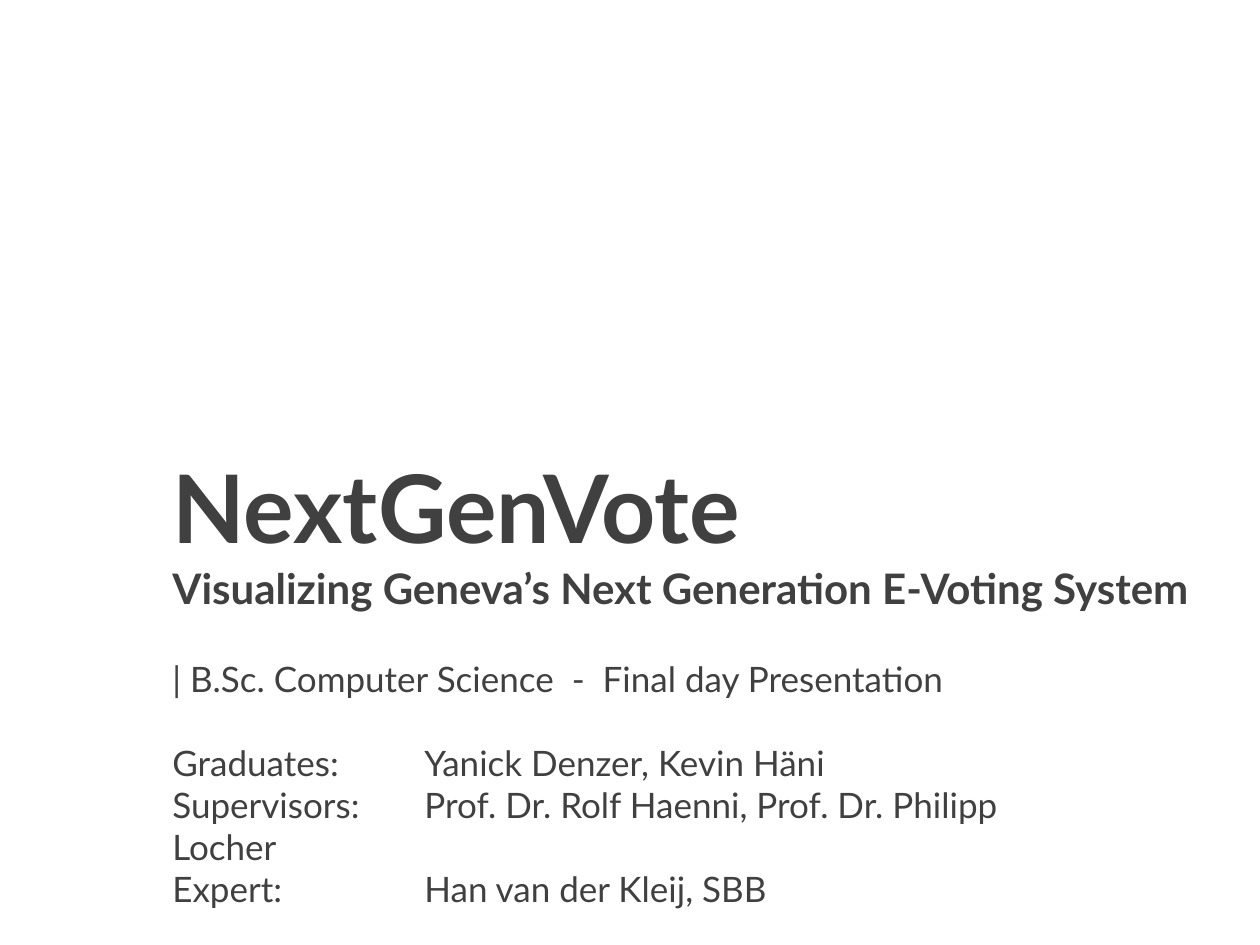
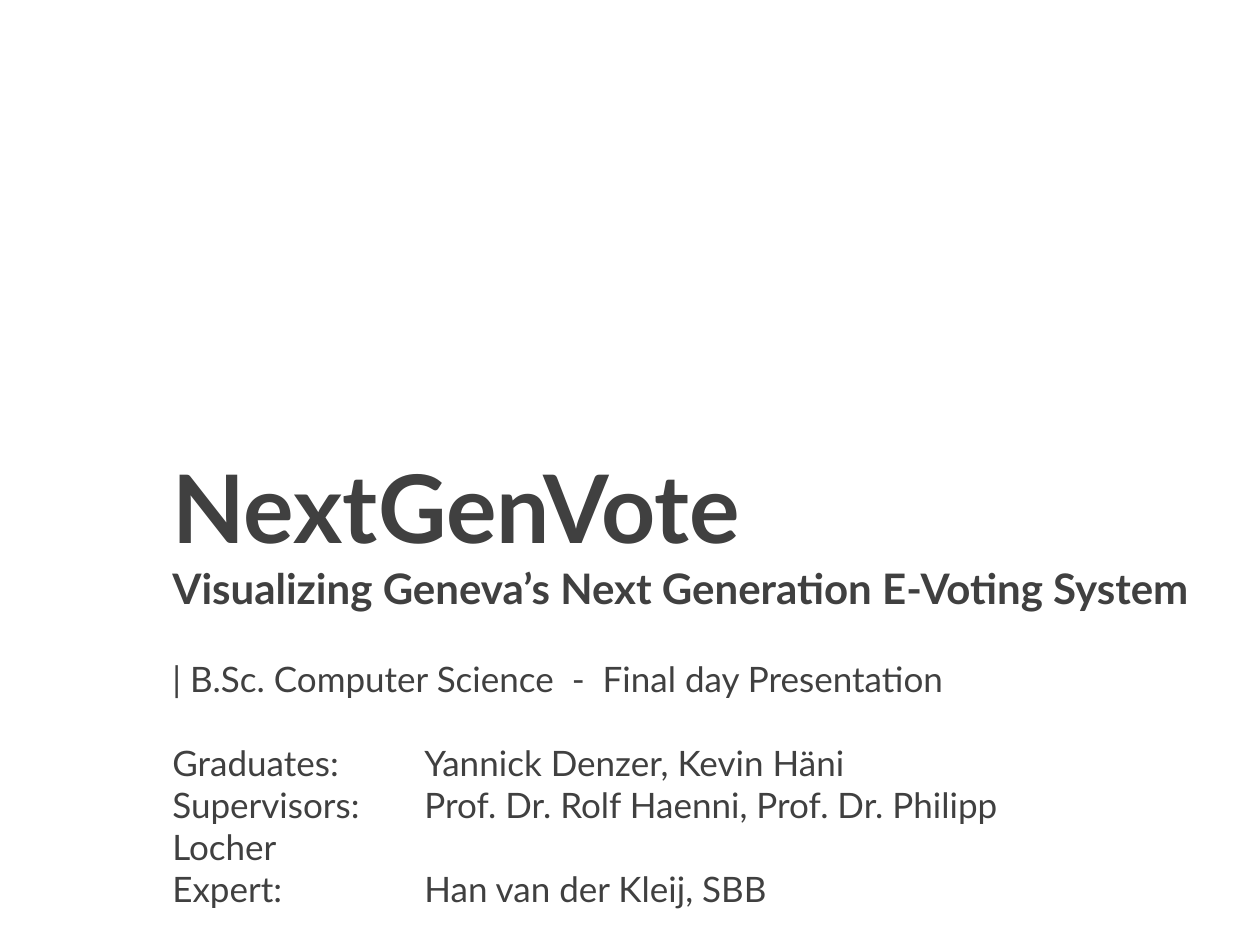
Before and after one commit to nextgenevoting/visualizer, a slide deck: slide 1 of docs/Presentation.pptx. Drawn at 1260x945 pixels with LibreOffice and Linux fonts; fonts in the diff are those of the drawing; background and template pictures are left out. Boxes give left, top, right and bottom in pixels: in the first picture for what was removed or moved away, otherwise in the second. Text is boxed around its words. In the diff, an @@ line names an element or a change of style, - is before the commit and + after.

```diff
--- a/docs/Presentation.pptx
+++ b/docs/Presentation.pptx
@@ text at bbox=[172, 750, 845, 781]: text changed @@
-Graduates: Yanick Denzer, Kevin Häni
+Graduates: Yannick Denzer, Kevin Häni
```
Also in this commit, not shown: 2 other slides changed, 2 slides added, 3 slides removed, 29 other files.
